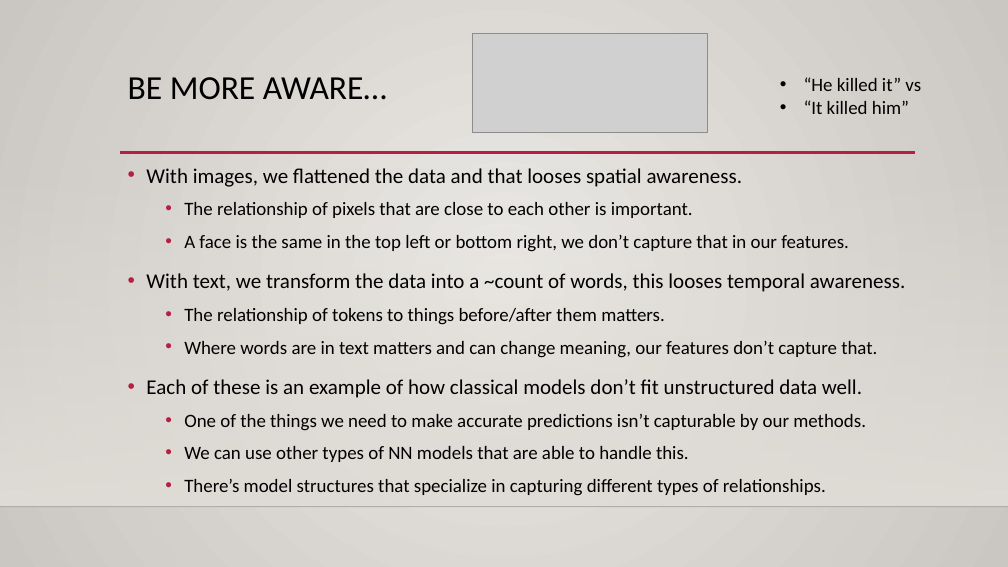
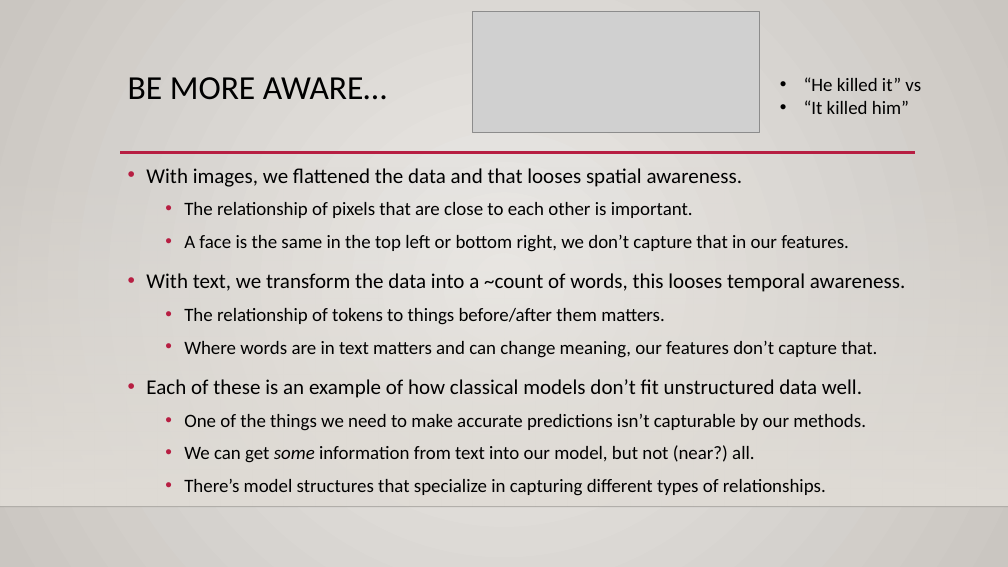
Before and after one commit to AkeemSemperDataScience/Intro_to_Machine_Learning_Students, a slide deck: slide 40 of reference_content/Slides/NLP_2.pptx (slide 33 before the commit). Drawn at 1008x567 pixels with LibreOffice and Linux fonts; fonts in the diff are those of the drawing; grey boxes stand for pictures; background and template pictures are left out. Boxes give left, top, right and bottom in pixels: in the first picture for what was removed or moved away, otherwise in the second. Text is boxed around its words. In the diff, an @@ line names an element or a change of style, - is before the commit and + after.

```diff
--- a/reference_content/Slides/NLP_2.pptx
+++ b/reference_content/Slides/NLP_2.pptx
@@ picture: place and size @@
-picture at [473,33,708,133]
+picture at [473,12,759,133]
@@ text at [184,445,754,463]: text changed @@
-  • We can use other types of NN models that are able to handle this.
+  • We can get some information from text into our model, but not (near?) all.
```
Also in this commit, not shown: 12 other slides changed, 8 slides added, 3 other files.
